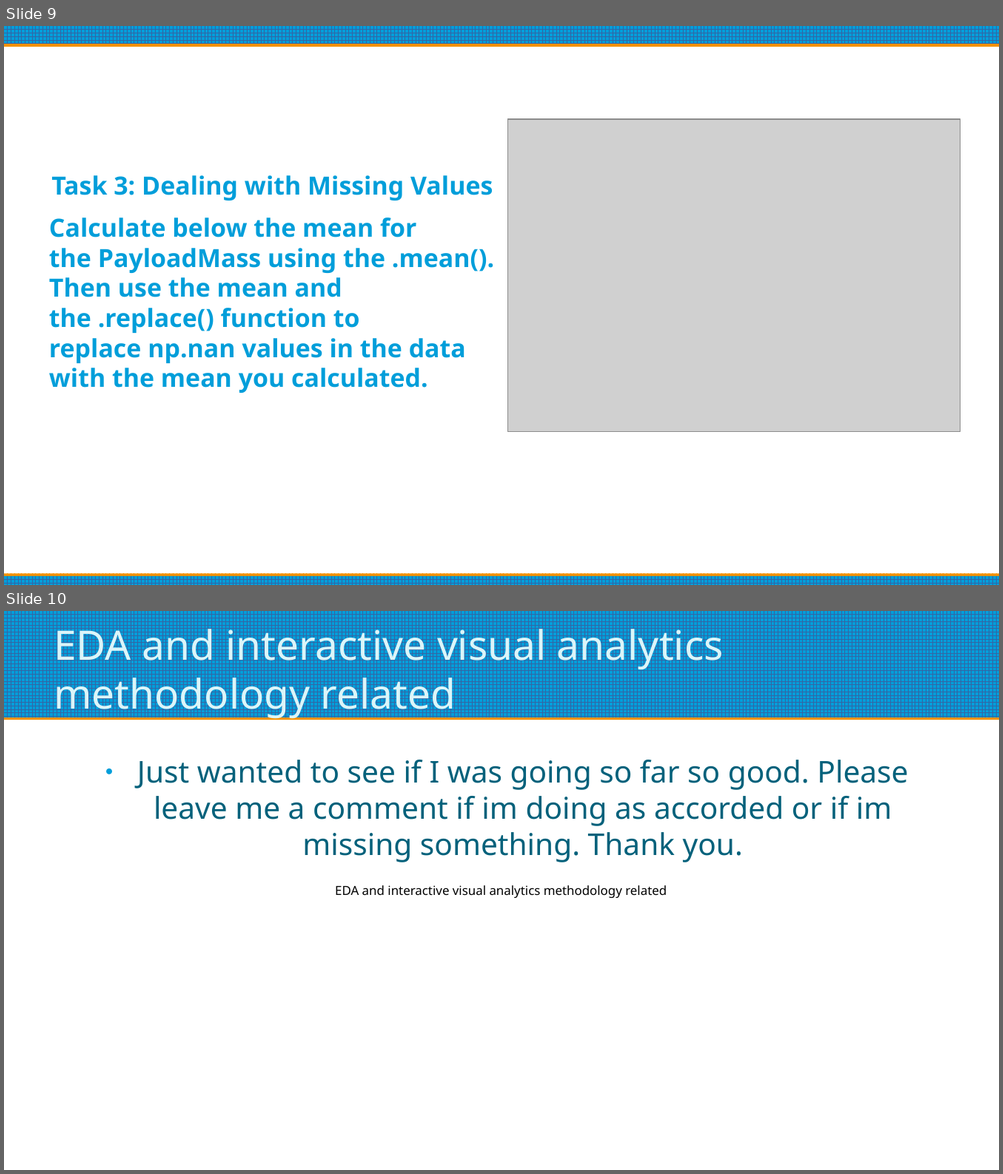
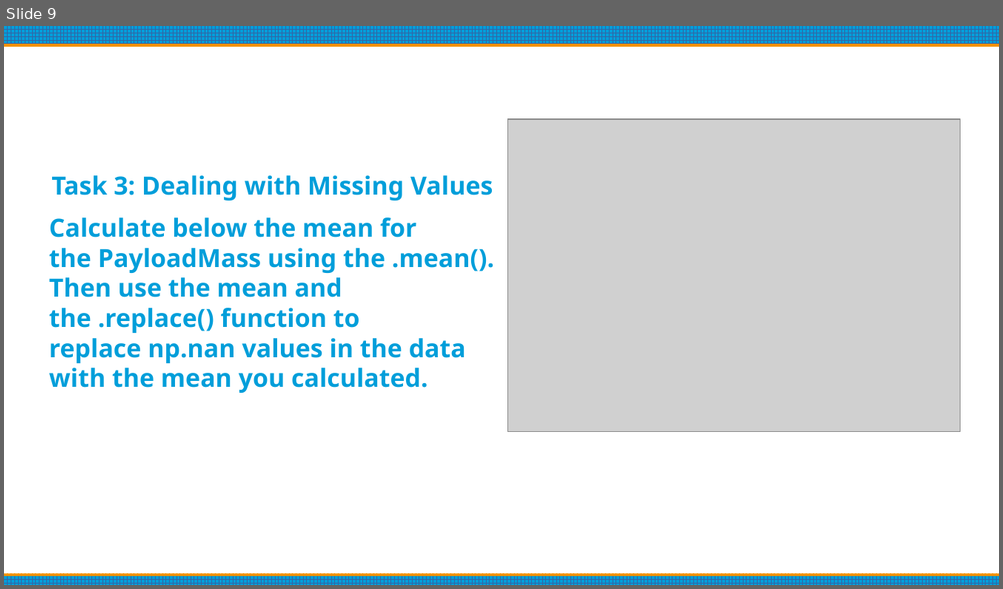
Before and after one commit to MannyDevv/SN-Labs, a slide deck: Final Project IBM.odp. Shown one above the other, each under a label of ours: slides 9 and 10 before the commit, slide 9 after it. The pictures are 1003x1174 and 1003x589 pixels, drawn with LibreOffice and Linux fonts; fonts in the diff are those of the drawing; grey boxes stand for pictures. Boxes give left, top, right and bottom in pixels: in the first picture for what was removed or moved away, otherwise in the second. Text is boxed around its words. In the diff, an @@ line names an element or a change of style, - is before the commit and + after.

```diff
--- a/Final Project IBM.odp
+++ b/Final Project IBM.odp
@@ slide 10 removed at (4,611,999,1170), background #FFFFFF @@
@@ rectangle removed at (4,611,999,718) @@
@@ title removed at (54,622,723,720) @@
-EDA and interactive visual analytics methodology related
@@ text removed at (137,760,908,863) @@
-● Just wanted to see if I was going so far so good. Please leave me a comment if im doing as accorded or if im missing something. Thank you.
@@ text removed at (335,886,666,898) @@
-EDA and interactive visual analytics methodology related
```
Also in this commit, not shown: 5 slides changed, 7 slides added, 10 other slides removed.
